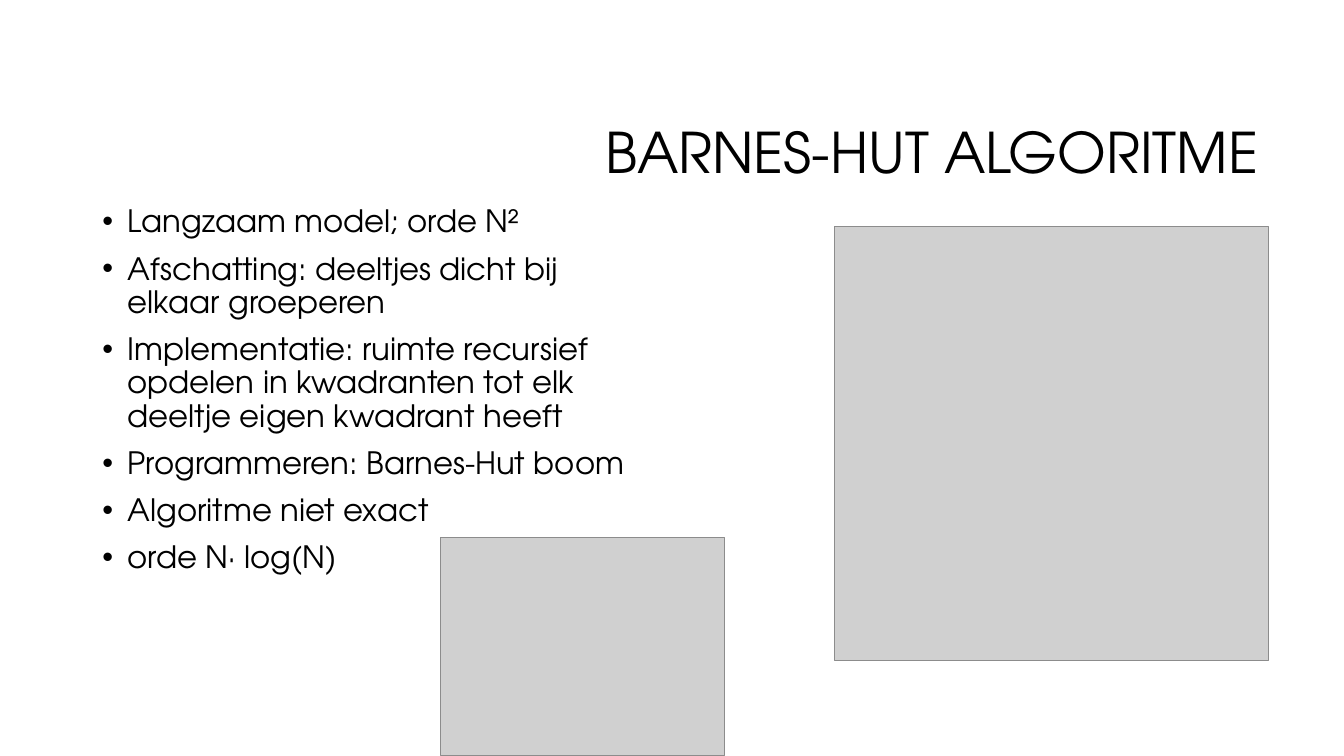
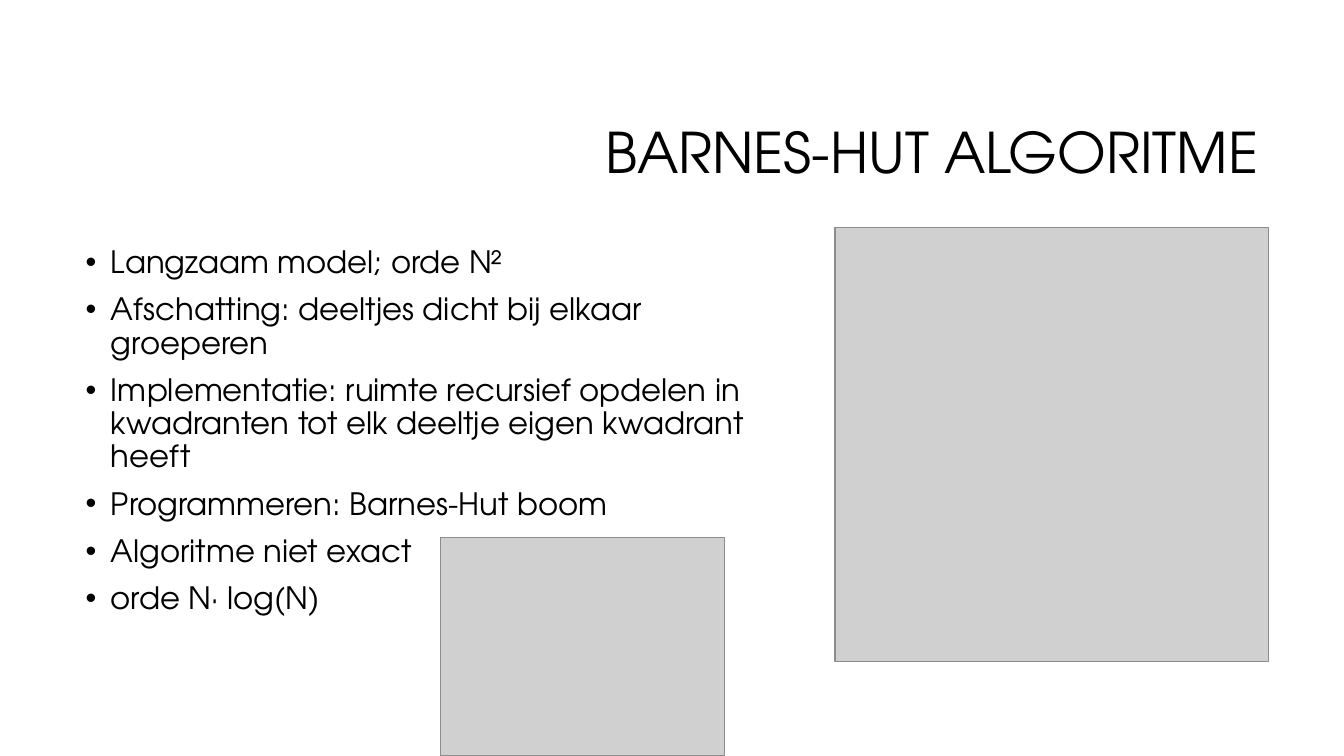
Before and after one commit to CBarendrecht/mod2b, a slide deck: slide 6 of Presentatie/Presentatie.pptx. Drawn at 1344x756 pixels with LibreOffice and Linux fonts; fonts in the diff are those of the drawing; grey boxes stand for pictures; background and template pictures are left out. Boxes give left, top, right and bottom in pixels: in the first picture for what was removed or moved away, otherwise in the second. Text is boxed around its words. In the diff, an @@ line names an element or a change of style, - is before the commit and + after.

```diff
--- a/Presentatie/Presentatie.pptx
+++ b/Presentatie/Presentatie.pptx
@@ text "Langzaam model; orde N²" rewrapped from box(128, 209, 624, 575) to box(111, 250, 744, 616) @@
```
Also in this commit, not shown: 1 other slide changed.
